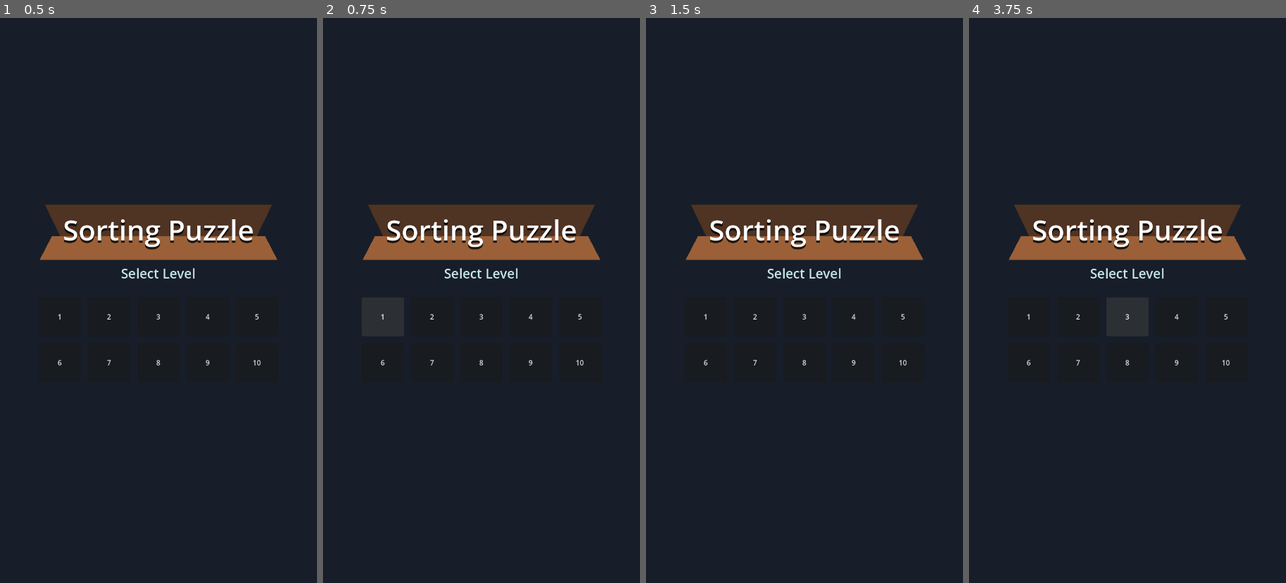
Above: before the commit, frames 1-4 (left to right).
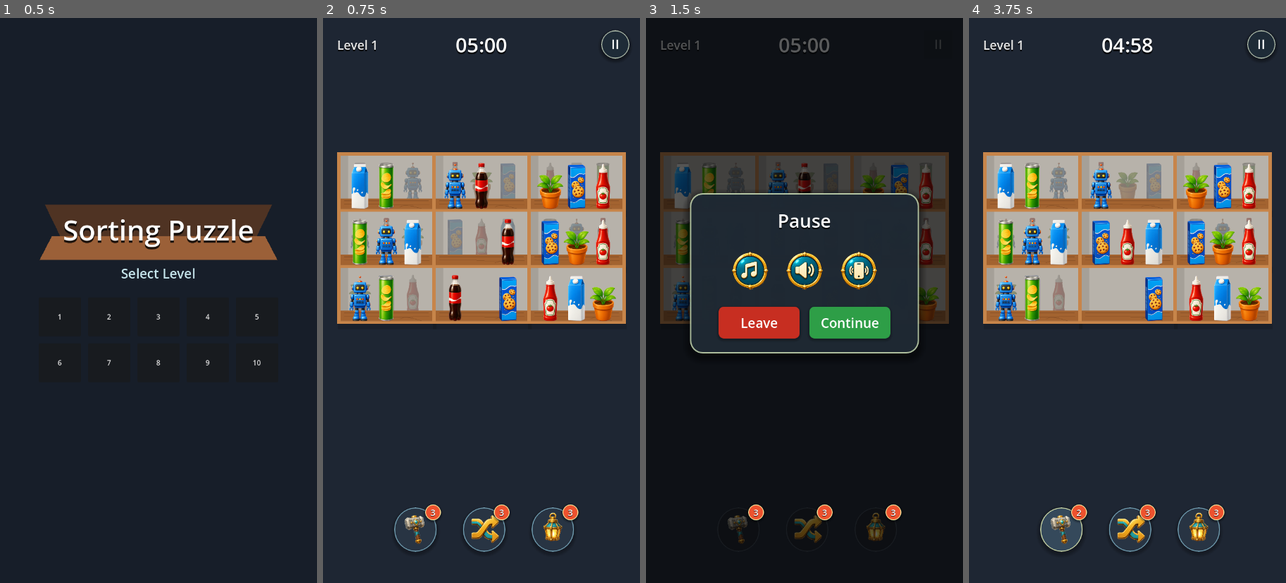
Above: after the commit, the same moments.

Repository: vladeque/sorting-puzzle
Game: Godot game, scene res://scenes/main_menu.tscn
The game is run twice, just before and just after one commit, with the same random seed, the same clock (stepped at 60 frames per second) and the same inputs.
Inputs (mouse positions are in pixels of both pictures, inside the frame that each line leads up to):
- Up to frame 1 (0.5 s): no input
- Up to frame 2 (0.75 s): click "1" at 0.5 s
- Up to frame 3 (1.5 s): click (937, 46) at 1.25 s, where only the run after the commit has a clickable "II"
- Up to frame 4 (3.75 s): click (1171, 323) at 2 s, where only the run after the commit has a clickable "Continue"; click (1076, 317) at 2.75 s, where only the run before the commit has a clickable "2"; click "3" at 3.5 s

Frame 1 is identical in both runs. In frame 2, 30% of the frame differs, in the area x 4-97%, y 2-95%; in frame 3, 23%; in frame 4, 30%.
Error before the commit: Parse Error: Invalid argument for "_add_shelf()" function: argument 1 should be "Node2D" but is "MovingShelfRow". (res://scripts/level.gd:434)

Commit message:
Fix moving row shelf parent type

Diff:
--- a/scripts/level.gd
+++ b/scripts/level.gd
@@ -586,7 +586,7 @@
 	return cells
 
 
-func _add_shelf(parent: Node2D, shelf_number: int, shelf_position: Vector2) -> Node2D:
+func _add_shelf(parent: Node, shelf_number: int, shelf_position: Vector2) -> Node2D:
 	var shelf := SHELF_SCENE.instantiate() as Node2D
 	shelf.name = "Shelf%02d" % shelf_number
 	shelf.position = shelf_position
